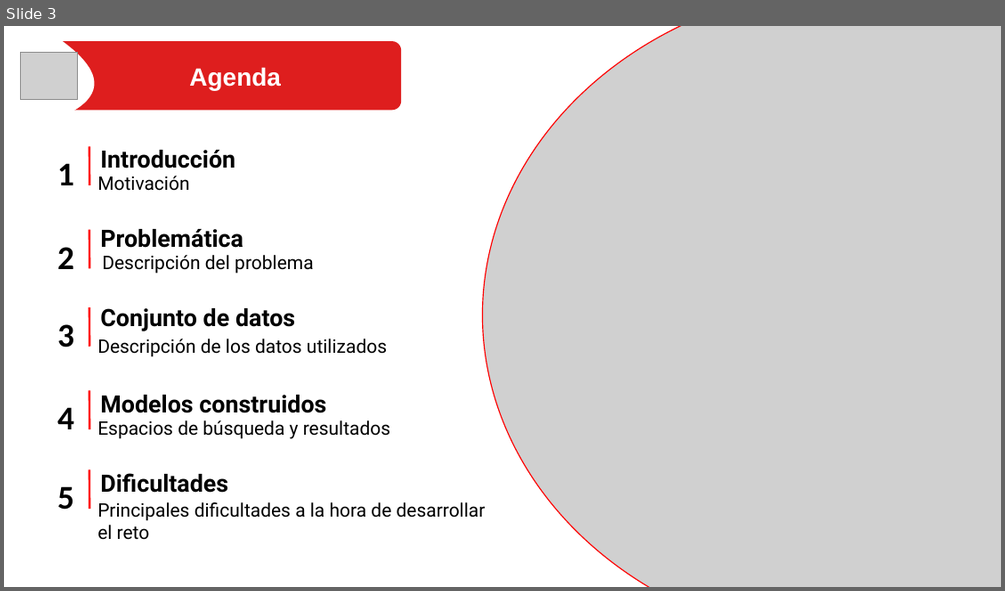
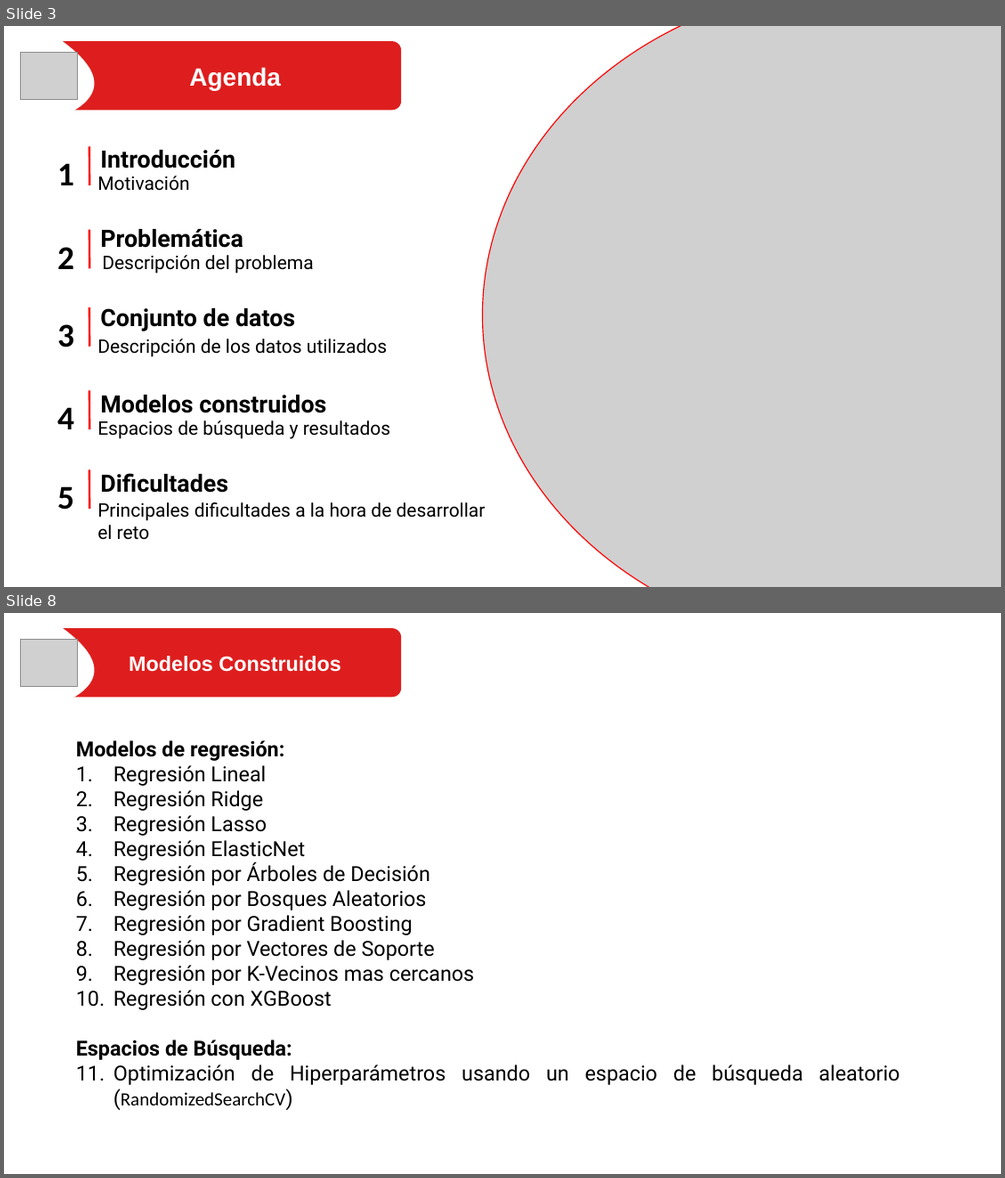
Before and after one commit to dfbaron/PruebaTecnicaDavivienda-DanielBaron, a slide deck: Prueba Científico de Datos.pptx. Shown one above the other, each under a label of ours: slide 3 before the commit, slides 3 and 8 after it; the slides between them are not shown. The pictures are 1005x591 and 1005x1178 pixels, drawn with LibreOffice and Linux fonts; fonts in the diff are those of the drawing; grey boxes stand for pictures. Boxes give left, top, right and bottom in pixels: in the first picture for what was removed or moved away, otherwise in the second. Text is boxed around its words. In the diff, an @@ line names an element or a change of style, - is before the commit and + after.

```diff
--- a/Prueba Científico de Datos.pptx
+++ b/Prueba Científico de Datos.pptx
@@ slide 8 added at (4,613,1001,1174), background #FFFFFF @@
@@ freeform shape added at (4,613,105,717), fill #FFFFFF @@
@@ picture added at (20,639,77,687) @@
@@ rounded rectangle added at (27,628,401,697), fill #DE1E1E @@
@@ text added at (129,656,340,672), 20 pt, text #FFFFFF, bold @@
+Modelos Construidos
@@ text added at (76,740,899,1105), 20 pt, text #000000 @@
+Modelos de regresión:
+1. Regresión Lineal
+2. Regresión Ridge
+3. Regresión Lasso
+4. Regresión ElasticNet
+5. Regresión por Árboles de Decisión
+6. Regresión por Bosques Aleatorios
+7. Regresión por Gradient Boosting
+8. Regresión por Vectores de Soporte
+9. Regresión por K-Vecinos mas cercanos
+10. Regresión con XGBoost
+Espacios de Búsqueda:
+1. Optimización de Hiperparámetros usando un espacio de búsqueda aleatorio (RandomizedSearchCV)
```
Also in this commit, not shown: 11 slides changed, 18 other slides added, 7 other files.
